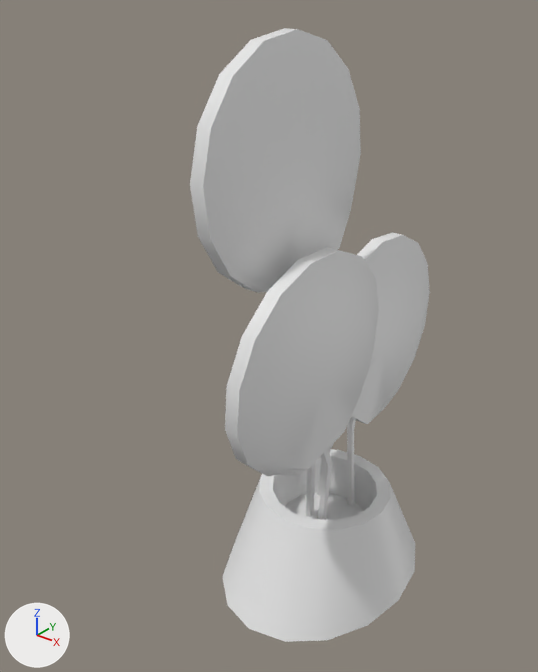
The FBX model Models/Plant 2.fbx: old version first, new version second.
Camera for both pictures: a 50 mm camera at (0.708, -1.104, 1.128) aimed at (-0.168, -0.009, 0.448). Every picture has the same lights, and +X, +Y and +Z are marked at lower left. Where no turn or scale is listed for an object, it has been applied to the vertices.

The older version as bpy lines, for what is in view:
```python
me_mesh = bpy.data.meshes.new('Mesh')
me_mesh.from_pydata(...)  # 347 vertices, 402 faces; spans x -0.239..0.169, y -0.334..0.435, z -0.123..1.05
ob_plant_2 = bpy.data.objects.new('plant_2', me_mesh)
ob_plant_2.location = (0.0, 0.0, 0.0)
```
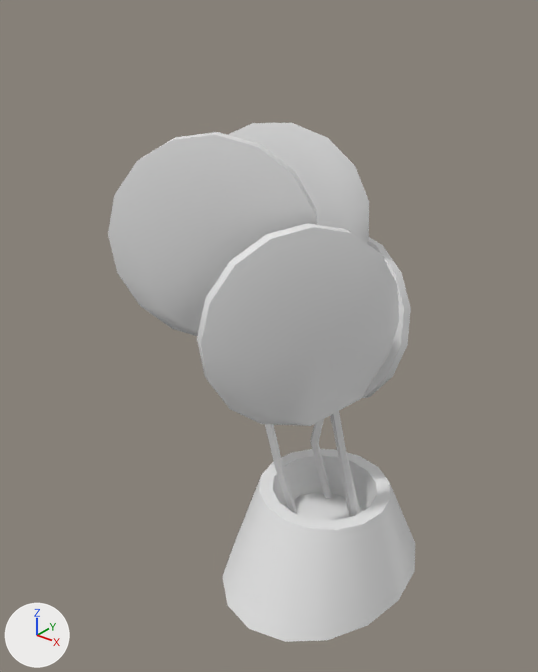
The change in detail:
me_mesh is used by ob_plant_2; location (0.0, 0.0, 0.0).
me_mesh had 347 vertices, 402 faces and spanned x -0.239..0.169, y -0.334..0.435, z -0.123..1.05.
me_mesh now has 359 vertices, 412 faces and spans x -0.382..0.169, y -0.275..0.285, z -0.123..0.879.
me_mesh part 1: the loose piece of 68 vertices spanning x -0.013..0.057, y -0.334..0.091, z -0.011..0.702 is rebuilt with 68 vertices and now spans x -0.128..0.091, y -0.275..0.078, z -0.061..0.738.
me_mesh part 2: a new loose piece of 74 vertices spanning x -0.382..-0.038, y -0.066..0.183, z -0.092..0.865.
me_mesh part 3: a new loose piece of 68 vertices spanning x -0.37..-0.022, y -0.252..0.0, z -0.083..0.879.
me_mesh part 4: a new loose piece of 68 vertices spanning x -0.329..0.065, y 0.054..0.244, z -0.046..0.634.
Part 5, on me_mesh:
198 vertices are removed from x -0.108..-0.008, y -0.319..0.435, z -0.118..1.05.
240 faces are deleted.

Where the change shows, as pixel boxes [x1, y1, x2, y2] in the pictures (538 x 672 px):
'plant_2', reshaped (28% wider, 15% shorter): before [190, 28, 430, 642]; after [108, 123, 415, 642]
part 1 of me_mesh, rebuilt (31% wider, 8% taller): before [225, 247, 379, 520]; after [197, 223, 399, 517]
part 2 of me_mesh, added: after [228, 123, 369, 498]
part 3 of me_mesh, added: after [108, 132, 318, 514]
part 4 of me_mesh, added: after [330, 237, 411, 514]
part 5 of me_mesh, deleted: before [190, 28, 430, 517]
